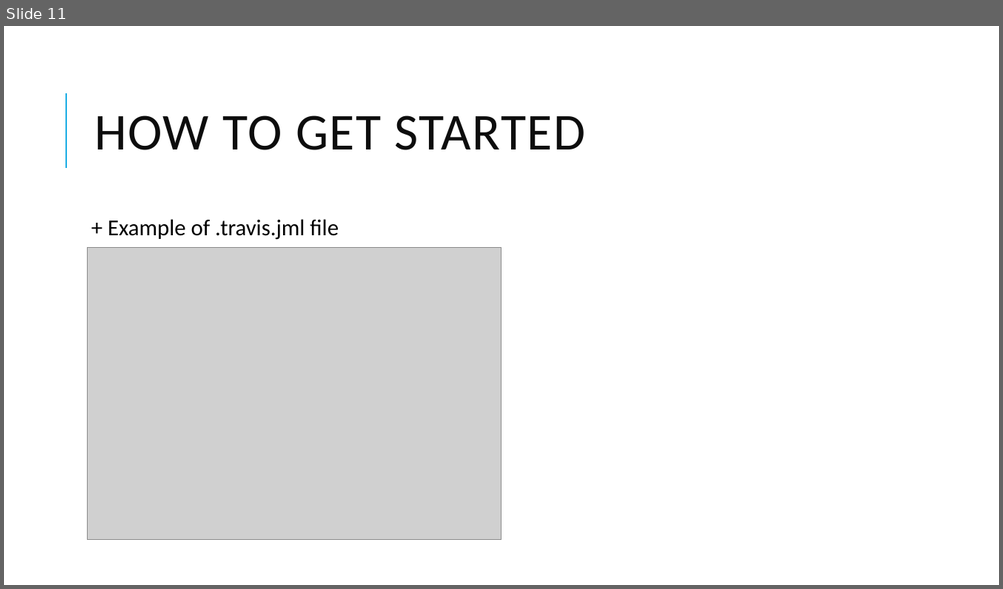
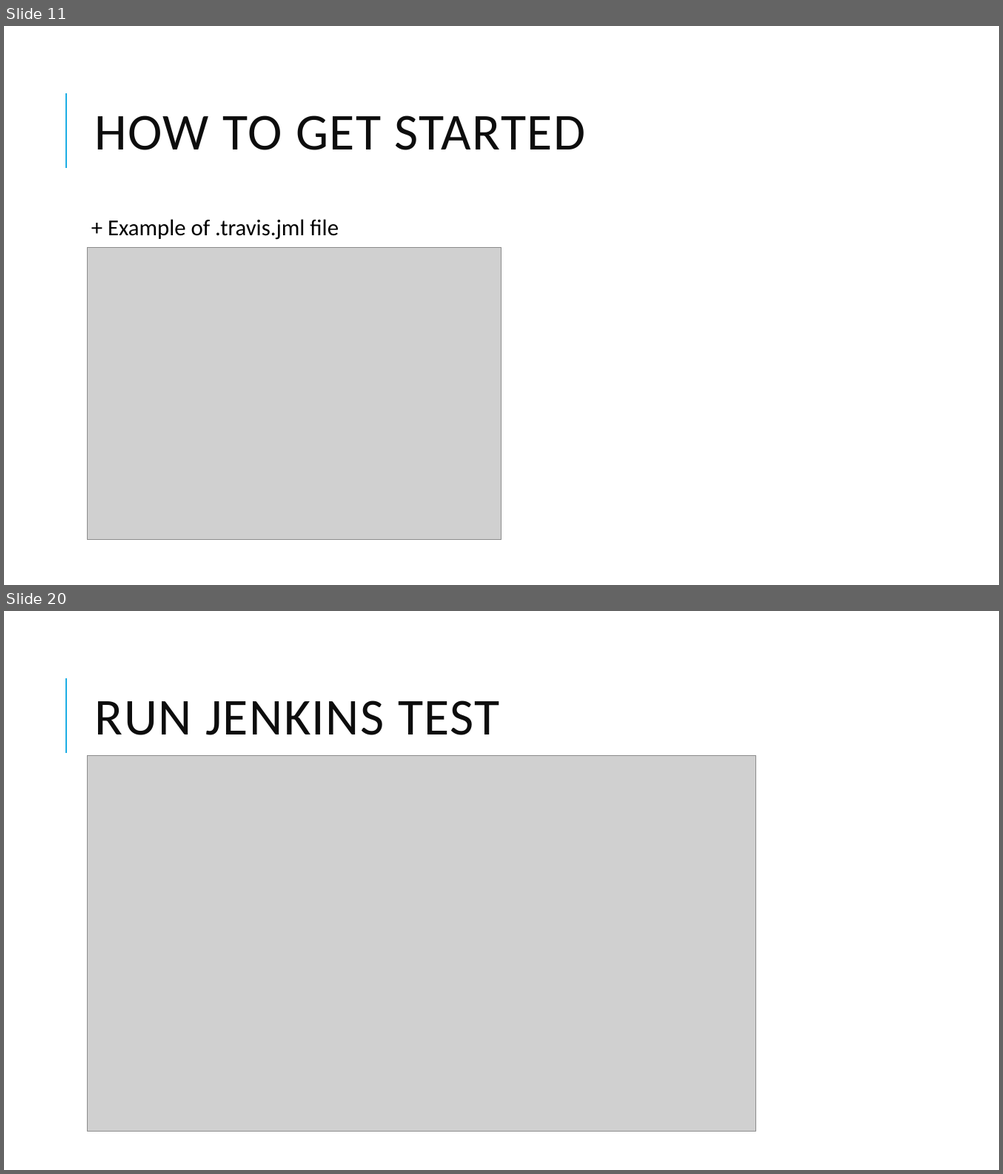
Before and after one commit to theKastle/ci, a slide deck: Slides/SoftwareTesting_GroupK1_CI.pptx. Shown one above the other, each under a label of ours: slide 11 before the commit, slides 11 and 20 after it; the slides between them are not shown. The pictures are 1003x589 and 1003x1174 pixels, drawn with LibreOffice and Linux fonts; fonts in the diff are those of the drawing; grey boxes stand for pictures. Boxes give left, top, right and bottom in pixels: in the first picture for what was removed or moved away, otherwise in the second. Text is boxed around its words. In the diff, an @@ line names an element or a change of style, - is before the commit and + after.

```diff
--- a/Slides/SoftwareTesting_GroupK1_CI.pptx
+++ b/Slides/SoftwareTesting_GroupK1_CI.pptx
@@ slide 20 added at [4, 611, 999, 1170], background #FFFFFF; not listed: 1 template element that a slide beside it also shows @@
@@ title added at [95, 701, 499, 735], 50 pt, text #0D0D0D @@
+RUN JENKINS TEST
@@ picture added at [88, 756, 756, 1132] @@
```
Also in this commit, not shown: 11 other slides added.
